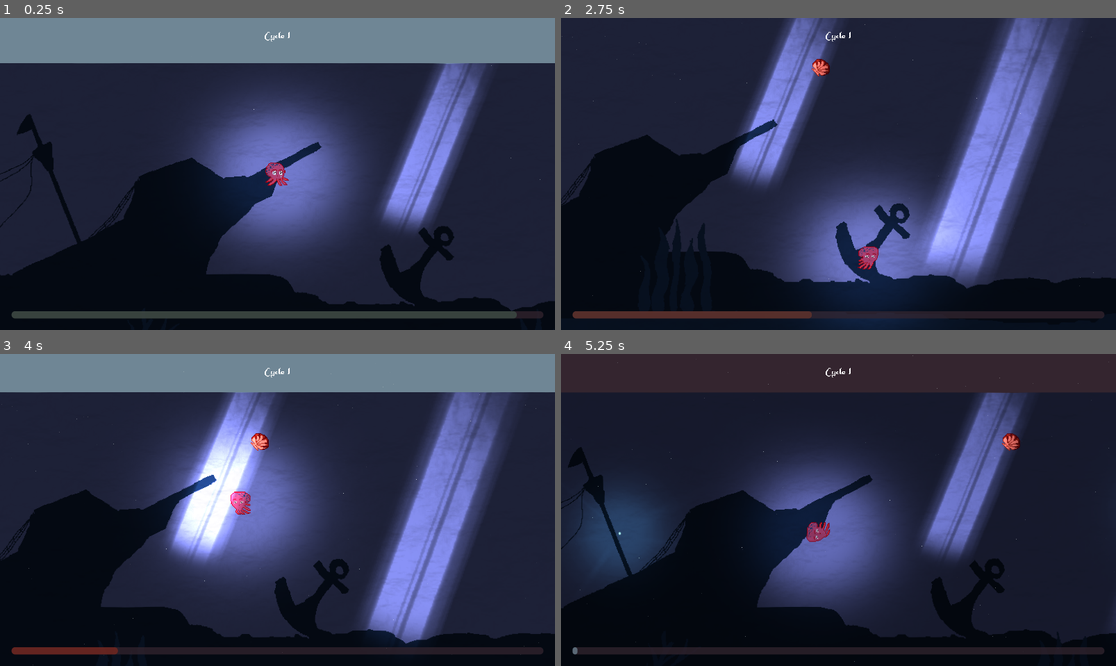
Above: before the commit, frames 1-4 (two rows, left to right).
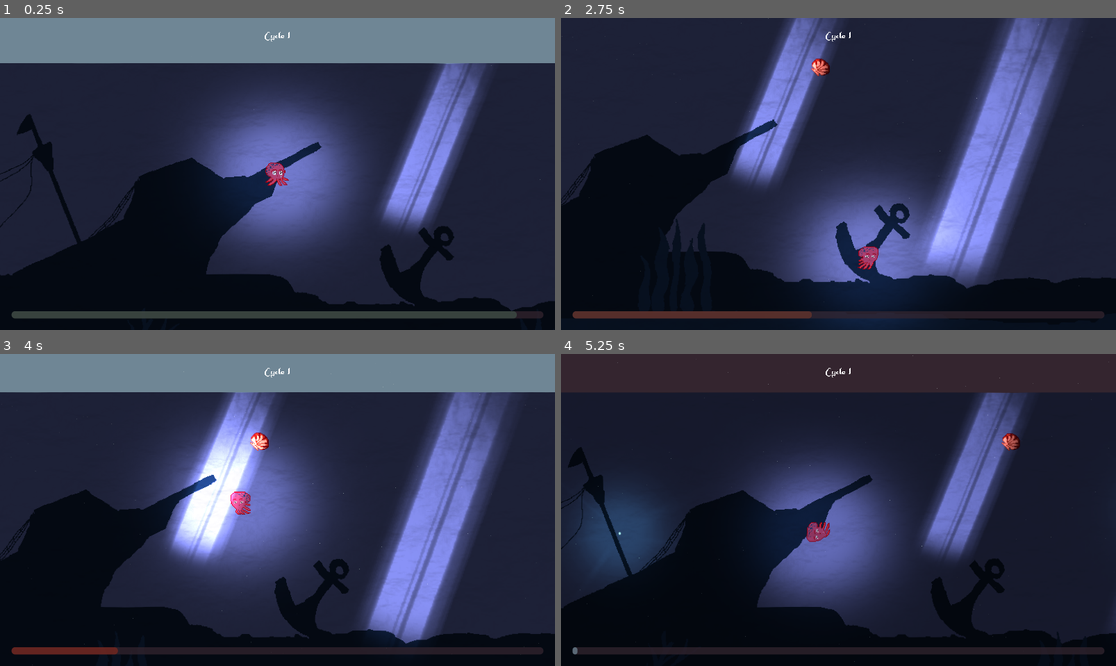
Above: after the commit, the same moments.

Repository: alfroids/tidal-storm
Game: Godot game, scene res://scenes/levels/main.tscn
The game is run twice, just before and just after one commit, with the same random seed, the same clock (stepped at 60 frames per second) and the same inputs.
Inputs:
- Up to frame 1 (0.25 s): no input
- Up to frame 2 (2.75 s): hold D (move_right) 0.53-1.28 s; tap Space (dash) at 0.6, 1.35, 2.1 s; hold S (move_down) 1.28-2.03 s; hold D (move_right) from 2.03 s (still down)
- Up to frame 3 (4 s): release D (move_right) at 2.78 s; hold W (move_up) 2.78-3.53 s; tap Space (dash) at 2.85, 3.6 s; hold A (move_left) from 3.53 s (still down)
- Up to frame 4 (5.25 s): tap Space (dash) at 4.35, 5.1 s; release A (move_left) at 5.03 s; hold S (move_down) from 5.03 s (still down)

The runs differ from the first frame. In frame 1, less than 0.1% of the frame differs, in the area x 45-98%, y 15-52%; in frame 2, less than 0.1%; in frame 3, 0.1%, in the area x 5-98%, y 16-100%; in frame 4, 0.1%.

Commit message:
Fix item and particle layers

Diff:
--- a/scenes/levels/main.tscn
+++ b/scenes/levels/main.tscn
@@ -58,7 +58,7 @@
 
 [node name="CanvasCycles" parent="." instance=ExtResource("8_jit2o")]
 
-[node name="ParticleManager" type="Node" parent="."]
+[node name="ParticleManager" type="Node2D" parent="."]
 
 [node name="DustParticles" type="CPUParticles2D" parent="ParticleManager"]
 amount = 1000
@@ -84,7 +84,8 @@
 polygon = PackedVector2Array(-1920, 0, 1920, 0, 1920, 1080, -1920, 1080)
 
 [node name="BoatManager" parent="." instance=ExtResource("5_gj485")]
-max_hook_depth = 900.0
+min_hook_depth = 200.0
+max_hook_depth = 1050.0
 
 [node name="SpawnLocation1" parent="BoatManager" index="0"]
 position = Vector2(-2176, 0)
--- a/scenes/mission/mission-manager/mission_manager.tscn
+++ b/scenes/mission/mission-manager/mission_manager.tscn
@@ -8,7 +8,7 @@
 script = ExtResource("3_ilfyh")
 delay_time = 1.0
 
-[node name="MissionManager" type="Node"]
+[node name="MissionManager" type="Node2D"]
 script = ExtResource("1_g3jko")
 item_scene = ExtResource("2_rb4yy")
 item_datas = Array[ExtResource("3_ilfyh")]([SubResource("Resource_elkfw")])
@@ -17,6 +17,6 @@
 wait_time = 2.5
 autostart = true
 
-[node name="Items" type="Node" parent="."]
+[node name="Items" type="Node2D" parent="."]
 
 [connection signal="timeout" from="SpawnTimer" to="." method="_on_spawn_timer_timeout"]
--- a/scenes/octopus/octopus.tscn
+++ b/scenes/octopus/octopus.tscn
@@ -8,7 +8,7 @@
 [ext_resource type="Script" path="res://scenes/octopus/states/dash_state.gd" id="6_tafg8"]
 [ext_resource type="Texture2D" uid="uid://vlxh3fhan7s1" path="res://assets/lights/lantern light 2.png" id="7_28um0"]
 [ext_resource type="Texture2D" uid="uid://d13gyrmtdht4u" path="res://assets/sprites/bubble.png" id="8_tpe6r"]
-[ext_resource type="Texture2D" uid="uid://bpixmldc6gmos" path="res://assets/sprites/tutorial_buttons.png" id="9_phlju"]
+[ext_resource type="Texture2D" uid="uid://gn1t6iuko6fx" path="res://assets/sprites/new_tutorial_buttons.png" id="9_rnf4q"]
 
 [sub_resource type="CircleShape2D" id="CircleShape2D_w1ik8"]
 radius = 32.0
@@ -155,9 +155,8 @@
 damping_max = 5.0
 
 [node name="Tutorial" type="Sprite2D" parent="."]
-visible = false
-position = Vector2(0, -71)
+position = Vector2(0, -84)
 scale = Vector2(2.5, 2.5)
-texture = ExtResource("9_phlju")
+texture = ExtResource("9_rnf4q")
 
 [connection signal="timeout" from="StateMachine/Idle/TutorialTimer" to="StateMachine/Idle" method="_on_tutorial_timer_timeout"]
Not shown, added: assets/sprites/new_tutorial_buttons.png.import
